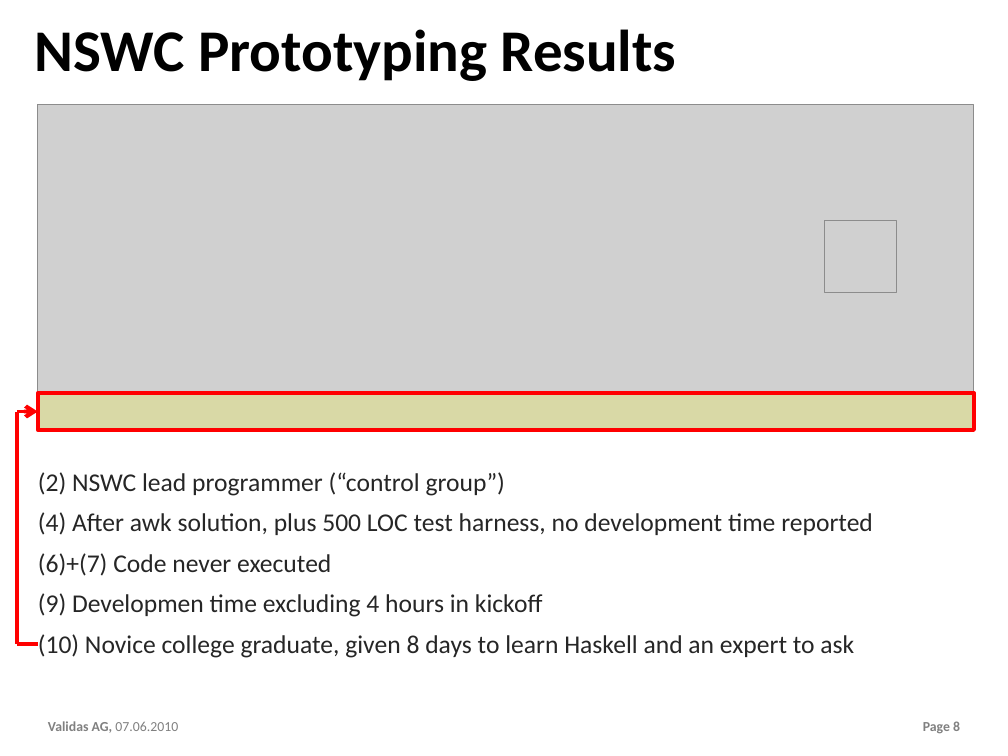
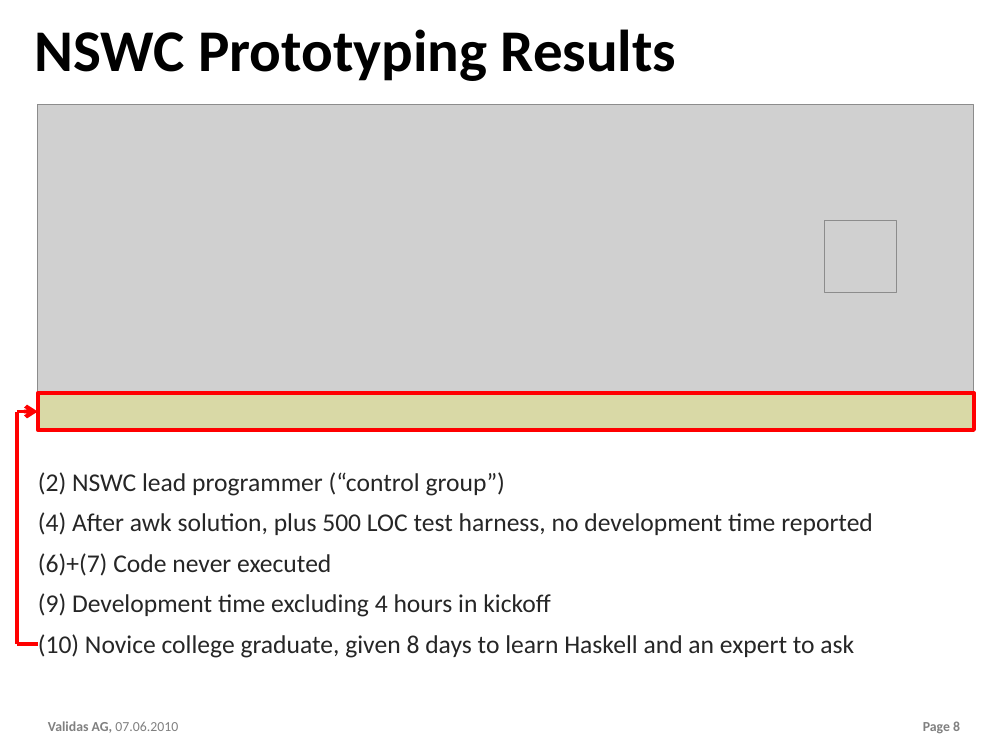
Before and after one commit to theoremprover/chess, a slide deck: slide 8 of ppt/Chess200.pptx. Drawn at 1008x756 pixels with LibreOffice and Linux fonts; fonts in the diff are those of the drawing; grey boxes stand for pictures; background and template pictures are left out. Boxes give left, top, right and bottom in pixels: in the first picture for what was removed or moved away, otherwise in the second. Text is boxed around its words. In the diff, an @@ line names an element or a change of style, - is before the commit and + after.

```diff
--- a/ppt/Chess200.pptx
+++ b/ppt/Chess200.pptx
@@ text at (x1=38, y1=593, x2=551, y2=617): text changed @@
-(9) Developmen time excluding 4 hours in kickoff
+(9) Development time excluding 4 hours in kickoff
```
Also in this commit, not shown: 13 other slides changed, 4 slides added, 3 other files.
